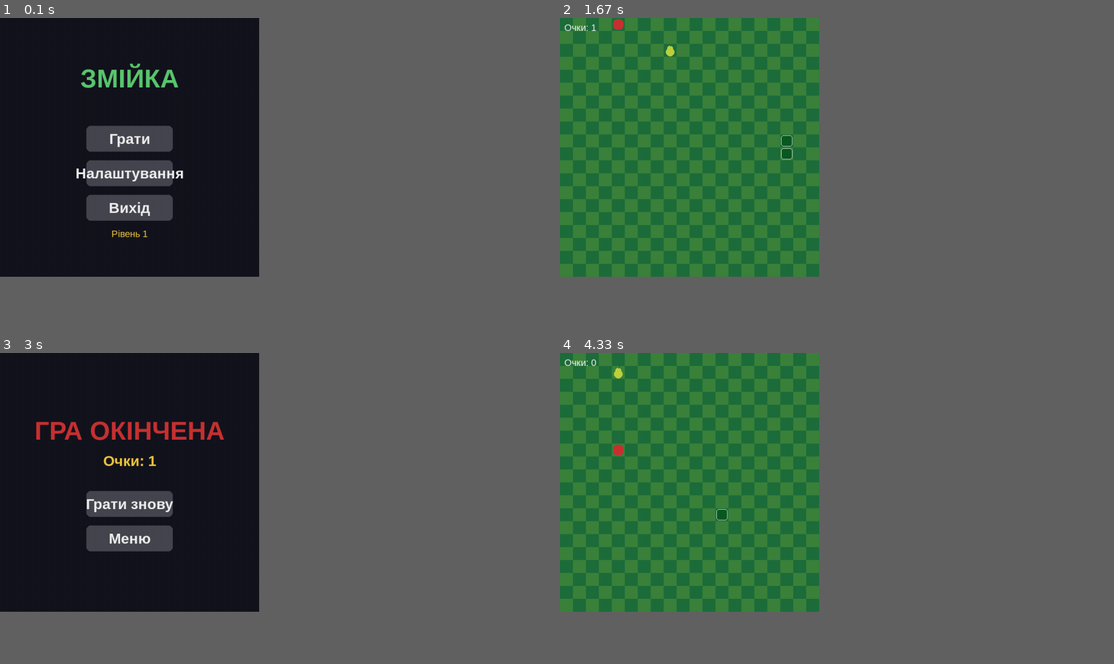
Above: before the commit, frames 1-4 (two rows, left to right).
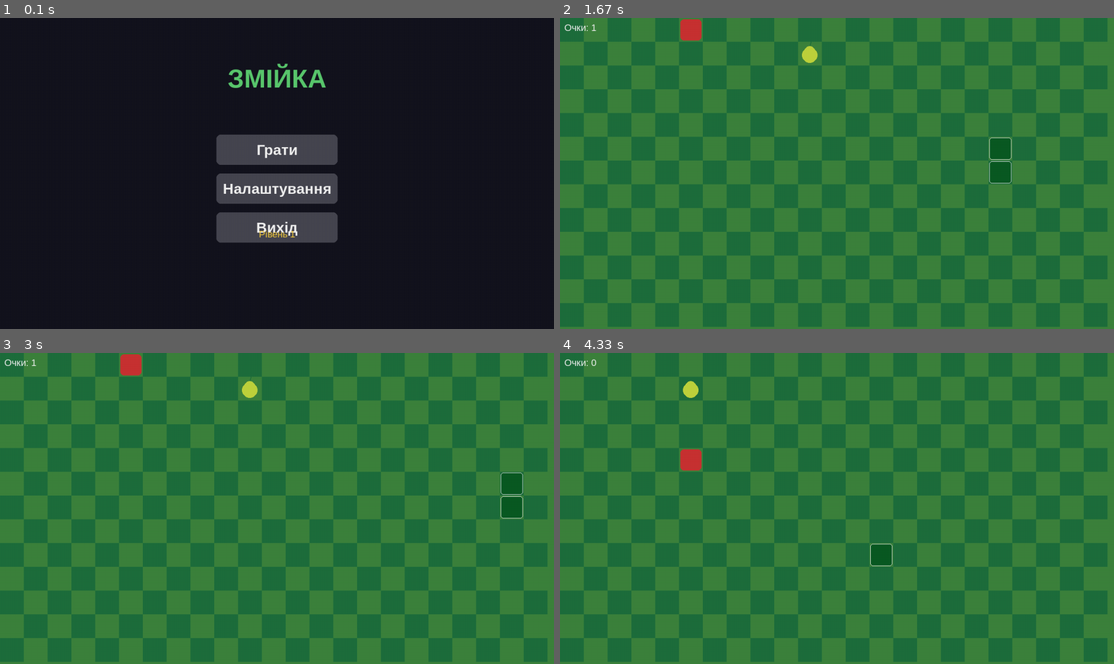
Above: after the commit, the same moments.

Repository: OleksandrKomarovskiy/snake-PYGAME-
Game: pygame game, started from main.py
Two runs of this game, one before a commit and one after it. Both use one fixed random seed, a clock stepped at 60 frames per second and the inputs below.
Inputs (mouse positions are in pixels of both pictures, inside the frame that each line leads up to):
- Up to frame 1 (0.1 s): no input
- Up to frame 2 (1.67 s): click "Грати" at 0.38 s; tap Enter at 0.67 s; hold Up from 1.5 s (still down)
- Up to frame 3 (3 s): release Up at 1.97 s; hold Right 2-2.47 s; hold Down from 2.5 s (still down)
- Up to frame 4 (4.33 s): release Down at 3.03 s; tap D at 3.07 s; click "Грати знову" at 3.68 s; hold Down 3.97-4.27 s; move the mouse to (920, 399) at 4 s; hold Left from 4.3 s (still down)
The window is 421x421 before the commit and 900x506 after it. Grey fills any space a smaller window leaves; there, only what the larger window draws over its background counts as a difference.

The runs differ from the first frame. In frame 1, 12% of the frame differs, in the area x 13-61%, y 14-73%; in frame 2, 47%; in frame 3, 68%, in the area x 0-99%, y 0-100%; in frame 4, 47%.

Commit message:
Update main.py

Diff:
--- a/main.py
+++ b/main.py
@@ -4,13 +4,16 @@
 
 pygame.init()
 
-WIDTH = 600
-HEIGHT = 600
-CELL = 30
+info = pygame.display.Info()
+
+WIDTH = info.current_w
+HEIGHT = info.current_h
+
+CELL = 55
 COLS = WIDTH // CELL
 ROWS = HEIGHT // CELL
 
-screen = pygame.display.set_mode((WIDTH, HEIGHT))
+screen = pygame.display.set_mode((WIDTH, HEIGHT), pygame.FULLSCREEN)
 pygame.display.set_caption("Змійка")
 clock = pygame.time.Clock()
 
@@ -112,9 +115,9 @@
 
 
 def menu():
-    btn_play = Button(WIDTH // 2 - 100, 250, 200, 60, "Грати")
-    btn_settings = Button(WIDTH // 2 - 100, 330, 200, 60, "Налаштування")
-    btn_quit = Button(WIDTH // 2 - 100, 410, 200, 60, "Вихід")
+    btn_play = Button(WIDTH // 2 - 140, HEIGHT//2 - 90, 280, 70, "Грати")
+    btn_settings = Button(WIDTH // 2 - 140, HEIGHT//2, 280, 70, "Налаштування")
+    btn_quit = Button(WIDTH // 2 - 140, HEIGHT//2 + 90, 280, 70, "Вихід")
 
     while True:
         for event in pygame.event.get():
